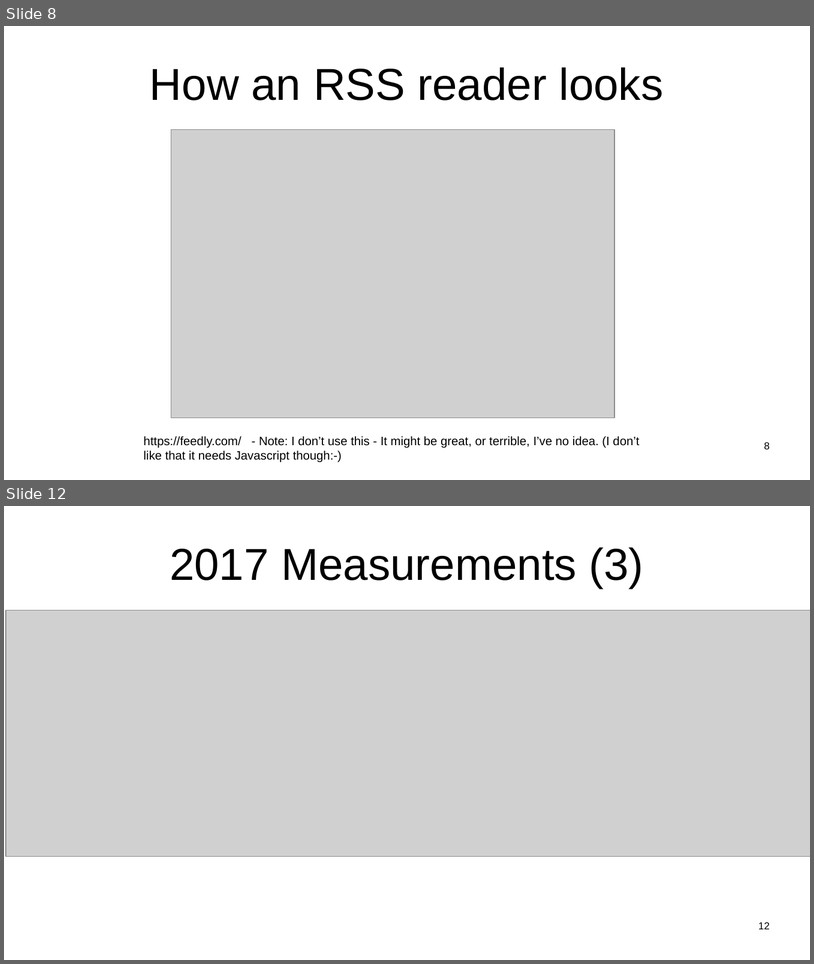
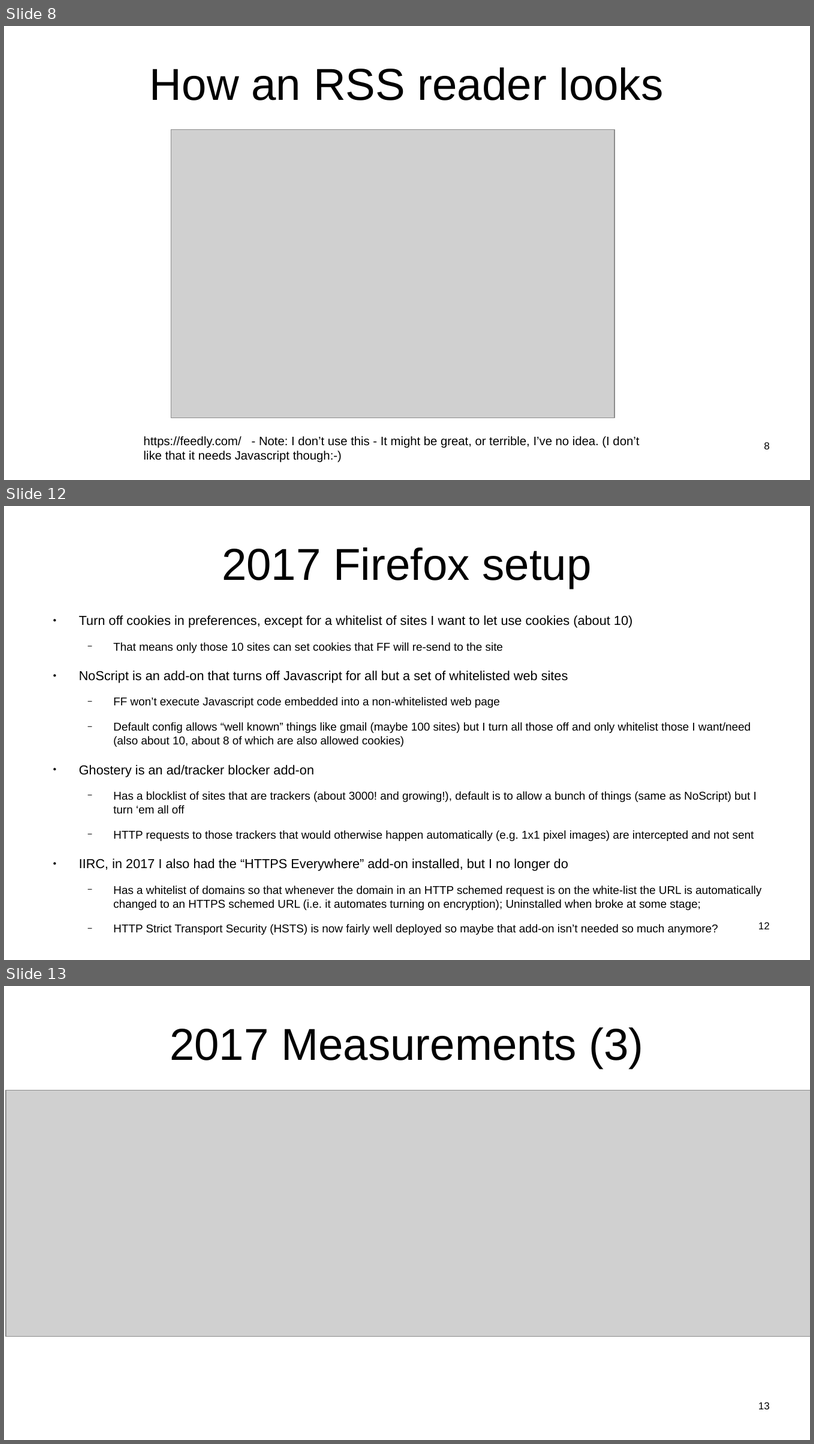
Before and after one commit to sftcd/witidtm, a slide deck: lectures/300-jellie.odp. Shown one above the other, each under a label of ours: slides 8 and 12 before the commit, slides 8, 12 and 13 after it; the slides between them are not shown. The pictures are 814x964 and 814x1444 pixels, drawn with LibreOffice and Linux fonts; fonts in the diff are those of the drawing; grey boxes stand for pictures. Boxes give left, top, right and bottom in pixels: in the first picture for what was removed or moved away, otherwise in the second. Text is boxed around its words. In the diff, an @@ line names an element or a change of style, - is before the commit and + after.

```diff
--- a/lectures/300-jellie.odp
+++ b/lectures/300-jellie.odp
@@ slide 12 added at bbox=[4, 506, 810, 960], background #FFFFFF @@
@@ title added at bbox=[222, 547, 592, 588], 44 pt, text #000000 @@
+2017 Firefox setup
@@ text added at bbox=[79, 615, 762, 934], 11.2 pt, text #000000 @@
+● Turn off cookies in preferences, except for a whitelist of sites I want to let use cookies (about 10)
+  − That means only those 10 sites can set cookies that FF will re-send to the site
+● NoScript is an add-on that turns off Javascript for all but a set of whitelisted web sites
+  − FF won’t execute Javascript code embedded into a non-whitelisted web page
+  − Default config allows “well known” things like gmail (maybe 100 sites) but I turn all those off and only whitelist those I want/need (also about 10, about 8 of which are also allowed cookies)
+● Ghostery is an ad/tracker blocker add-on
+  − Has a blocklist of sites that are trackers (about 3000! and growing!), default is to allow a bunch of things (same as NoScript) but I turn ‘em all off
+  − HTTP requests to those trackers that would otherwise happen automatically (e.g. 1x1 pixel images) are intercepted and not sent
+● IIRC, in 2017 I also had the “HTTPS Everywhere” add-on installed, but I no longer do
+  − Has a whitelist of domains so that whenever the domain in an HTTP schemed request is on the white-list the URL is automatically changed to an HTTPS schemed URL (i.e. it automates turning on encryption); Uninstalled when broke at some stage;
+  − HTTP Strict Transport Security (HSTS) is now fairly well deployed so maybe that add-on isn’t needed so much anymore?
@@ page number added at bbox=[759, 922, 770, 929], 10 pt, text #000000 @@
+12
@@ what was slide 12 is now slide 13 @@
@@ page number at bbox=[759, 1402, 770, 1409]: text changed @@
-12
+13
```
Also in this commit, not shown: 4 slides changed, 2 other slides added, 1 slide removed, 1 other file.
